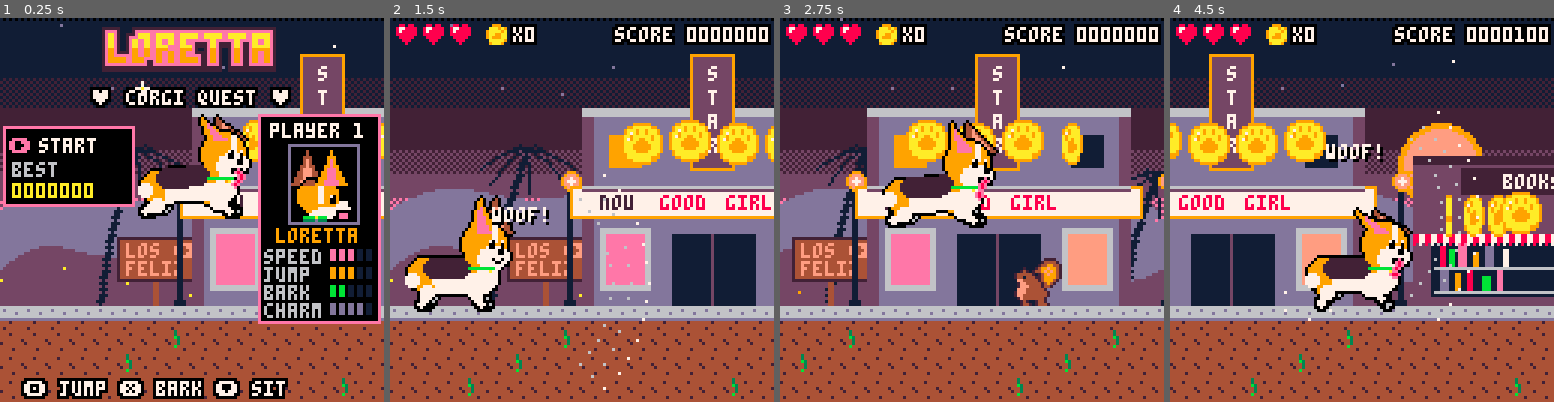
Above: before the commit, frames 1-4 (left to right).
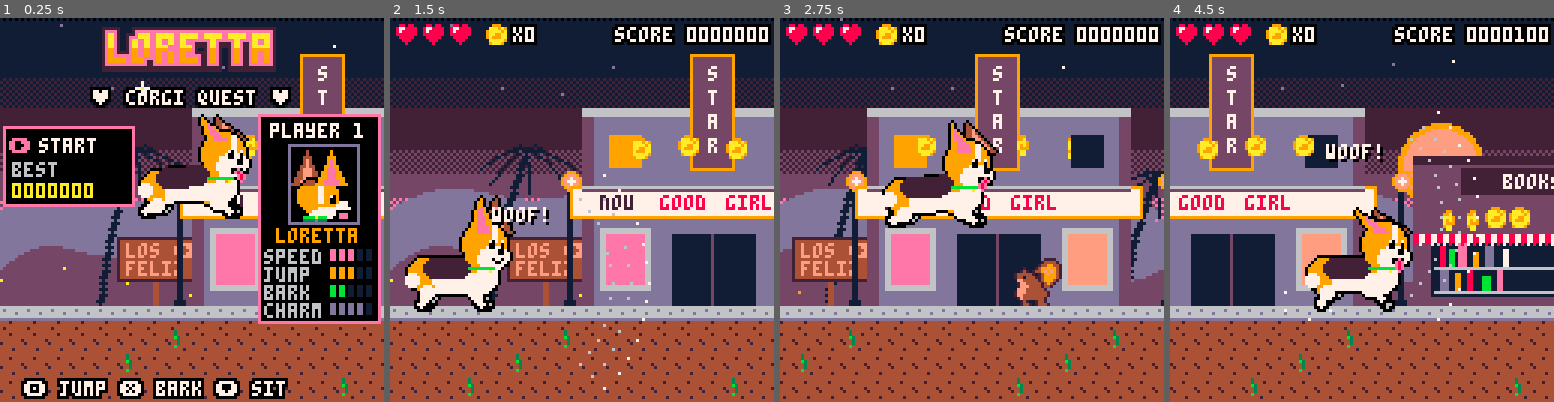
Above: after the commit, the same moments.

Repository: drachis/carts
Game: PICO-8 cartridge proj/loretta/loretta.p8
The game is run twice, just before and just after one commit, with the same random seed, the same clock (stepped at 60 frames per second) and the same inputs.
Inputs:
- Up to frame 1 (0.25 s): no input
- Up to frame 2 (1.5 s): tap X (X key) at 0.33, 1.07 s; tap O (Z key) at 0.7 s
- Up to frame 3 (2.75 s): hold Right 1.6-2.1 s; tap O (Z key) at 1.7, 2.1, 2.5 s; tap X (X key) at 1.85 s; hold Up 2.15-2.42 s; hold Right from 2.47 s (still down)
- Up to frame 4 (4.5 s): tap O (Z key) every 0.4 s from 2.9 to 4.1 s; tap X (X key) at 2.97, 4.08 s; release Right at 3.03 s; hold Left 3.08-3.58 s; hold Down 3.63-3.97 s; hold Right from 4.02 s (still down)

The runs differ from the first frame. In frame 1, 0.3% of the frame differs, in the area x 60-100%, y 26-45%; in frame 2, 2.7%; in frame 3, 2.4%; in frame 4, 4.6%, in the area x 0-97%, y 26-68%.

Commit message:
loretta: the tongue about 3px (three links of 1.1) and coins half size (drawn 8x8, a 6x6 box), as the user asked
Co-Authored-By: Claude Opus 5.5 <noreply@anthropic.com>

Diff:
--- a/proj/loretta/data.lua
+++ b/proj/loretta/data.lua
@@ -29,7 +29,7 @@
 ear_flop=10
 head_turn=0.13
 head_turn_speed=0.03
-tongue_link=1.3
+tongue_link=1.1
 tongue_damp=0.9
 tongue_weight=0.4
 belly_spring=0.12
@@ -104,7 +104,7 @@
 start,16,24,14,0,-6
 sign,17,8,8,0,0,1
 gate,18,8,48,0,-40,1
-coin,19,12,12,-2,-4
+coin,19,6,6,1,1
 bone,20,14,6,-3,1
 squirrel,21,12,12,-2,-4
 hydrant,22,10,14,-1,-6
--- a/proj/loretta/loretta.lua
+++ b/proj/loretta/loretta.lua
@@ -1,5 +1,5 @@
 function new_loretta(x,y)
- local hero={x=x,y=y,w=hero_w,h=hero_h,vx=0,vy=0,facing=1,coyote=0,buffer=0,held=63,paddle=0,drop=0,idle=0,bark=0,cool=0,hurt=0,chain=0,squash=0,gait=0,happy=0,state="stand",pose=split"5,-10,19,-10,4,-10,0.5,0,0",turn=head_turn,sag=0.5,sag_v=0,head_bob=0,flop=0,ears={{},{}},tongue={{},{},{},{},{}}}
+ local hero={x=x,y=y,w=hero_w,h=hero_h,vx=0,vy=0,facing=1,coyote=0,buffer=0,held=63,paddle=0,drop=0,idle=0,bark=0,cool=0,hurt=0,chain=0,squash=0,gait=0,happy=0,state="stand",pose=split"5,-10,19,-10,4,-10,0.5,0,0",turn=head_turn,sag=0.5,sag_v=0,head_bob=0,flop=0,ears={{},{}},tongue={{},{},{}}}
  animate_loretta(hero)
  return hero
 end
--- a/proj/loretta/tests/test_body.lua
+++ b/proj/loretta/tests/test_body.lua
@@ -35,7 +35,7 @@
   name="running, her ears lean back and her tongue trails behind",buttons={1},frames=90,
   setup=function() arena(16) end,
   check=function()
-   local ear,tip,root=hero.ears[2],hero.tongue[5],hero.tongue[1]
+   local ear,tip,root=hero.ears[2],hero.tongue[3],hero.tongue[1]
    return ear.x<ear.bx-3 and tip.x<root.x,"ear tip "..flr(ear.x-ear.bx).."px across from its base, tongue tip "..flr(tip.x-root.x).."px across from the mouth"
   end,
  },
--- a/proj/loretta/tests/test_motion.lua
+++ b/proj/loretta/tests/test_motion.lua
@@ -90,7 +90,7 @@
    track("her place on screen",flr(hero.x+0.5)-camera_x())
    track("her chest",bob)
    track("her ear tip",ear.x-ear.bx)
-   track("her tongue tip",tongue[5].x-tongue[1].x)
+   track("her tongue tip",tongue[3].x-tongue[1].x)
   end
   if frame==211 then
    expect("her place on screen","reversals",2)
@@ -98,7 +98,7 @@
    expect("her ear tip","reversals",15)
    expect("her tongue tip","reversals",15)
   end
-  local line="m "..frame.." "..hero.x.." "..hero.vx.." "..hero.gait.." "..bob.." "..rump.." "..hero.head_bob.." "..hero.sag.." "..(ear.x-ear.bx).." "..(ear.y-ear.by).." "..(tongue[5].x-tongue[1].x).." "..(tongue[5].y-tongue[1].y)
+  local line="m "..frame.." "..hero.x.." "..hero.vx.." "..hero.gait.." "..bob.." "..rump.." "..hero.head_bob.." "..hero.sag.." "..(ear.x-ear.bx).." "..(ear.y-ear.by).." "..(tongue[3].x-tongue[1].x).." "..(tongue[3].y-tongue[1].y)
   for pass=1,2 do
    if pass==1 then
     cls(1)
--- a/proj/loretta/things.lua
+++ b/proj/loretta/things.lua
@@ -40,11 +40,12 @@
  coins+=1
  add_score(coin_points)
  sfx(snd_coin)
- puff(coin.x+6,coin.y+6,8,10)
+ puff(coin.x+3,coin.y+3,6,10)
 end
 
 function draw_coin(coin)
- spr(({130,130,130,130,130,132,134,132})[(t()*8+coin.x/16)\1%8+1],coin.x-2,coin.y-2+sin(t()/2+coin.x/40),2,2)
+ local frame=({130,130,130,130,130,132,134,132})[(t()*8+coin.x/16)\1%8+1]
+ sspr(frame%16*8,frame\16*8,16,16,coin.x-1,coin.y-1+sin(t()/2+coin.x/40),8,8)
 end
 
 function touch_bone(bone,hero)
Not shown, changed: proj/loretta/notes/things.md
